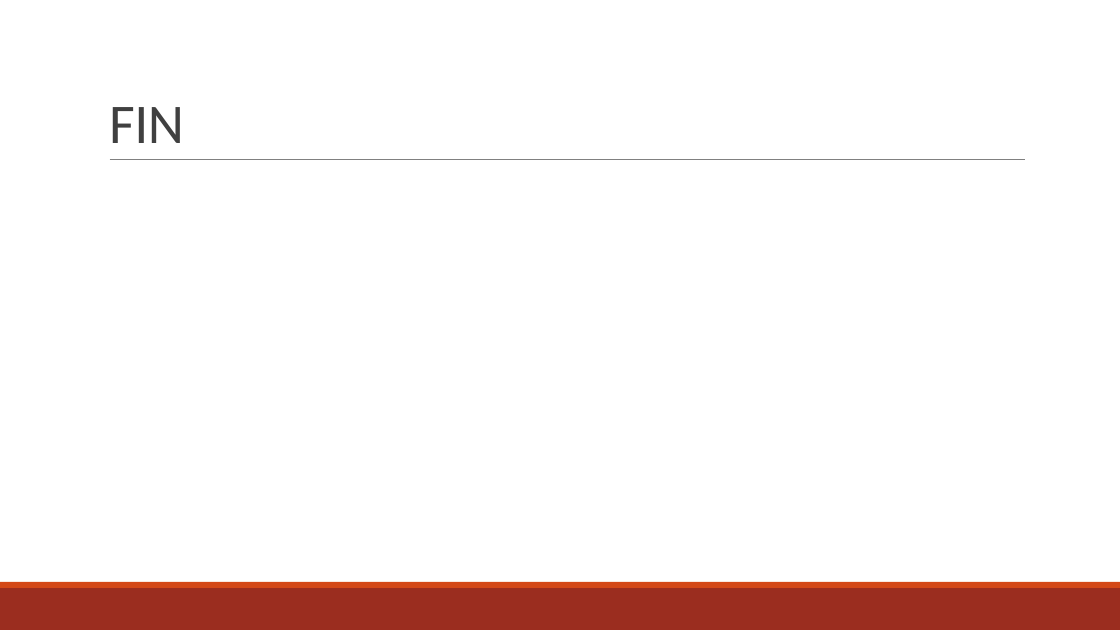
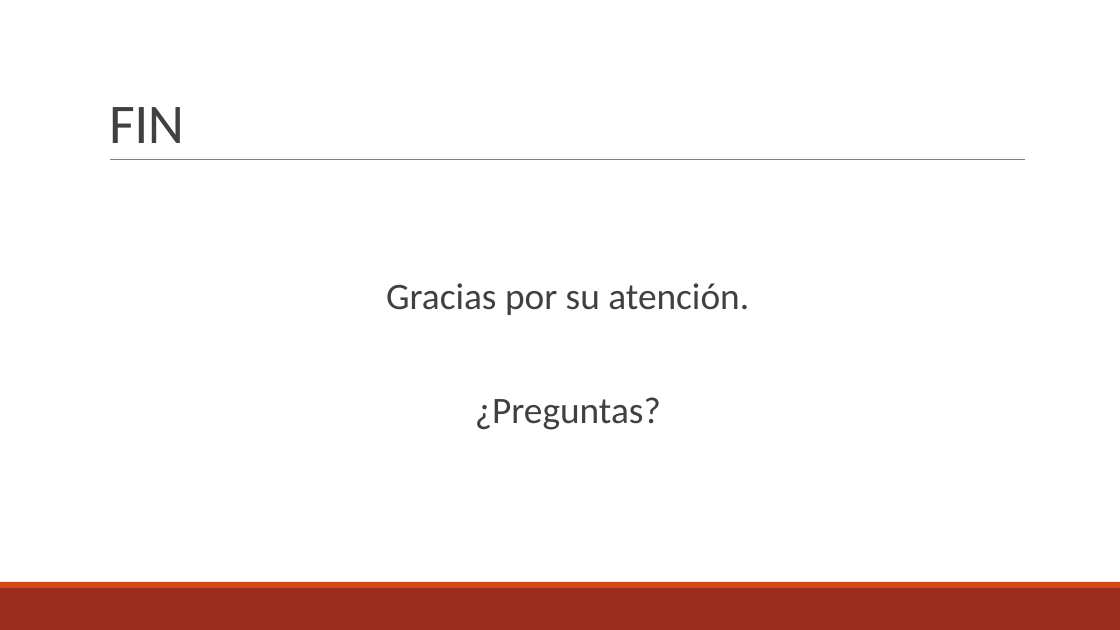
Before and after one commit to wolkmx/asignacionTripulaciones, a slide deck: slide 13 of Presentacion/Presentacion Proyecto Final.pptx. Drawn at 1120x630 pixels with LibreOffice and Linux fonts; fonts in the diff are those of the drawing. Boxes give left, top, right and bottom in pixels: in the first picture for what was removed or moved away, otherwise in the second. Text is boxed around its words. In the diff, an @@ line names an element or a change of style, - is before the commit and + after.

```diff
--- a/Presentacion/Presentacion Proyecto Final.pptx
+++ b/Presentacion/Presentacion Proyecto Final.pptx
@@ text added at <box>386,283,749,430</box>, 32 pt, text #404040 @@
+  Gracias por su atención.
+  ¿Preguntas?
```
Also in this commit, not shown: 3 other slides changed, 2 other files.
